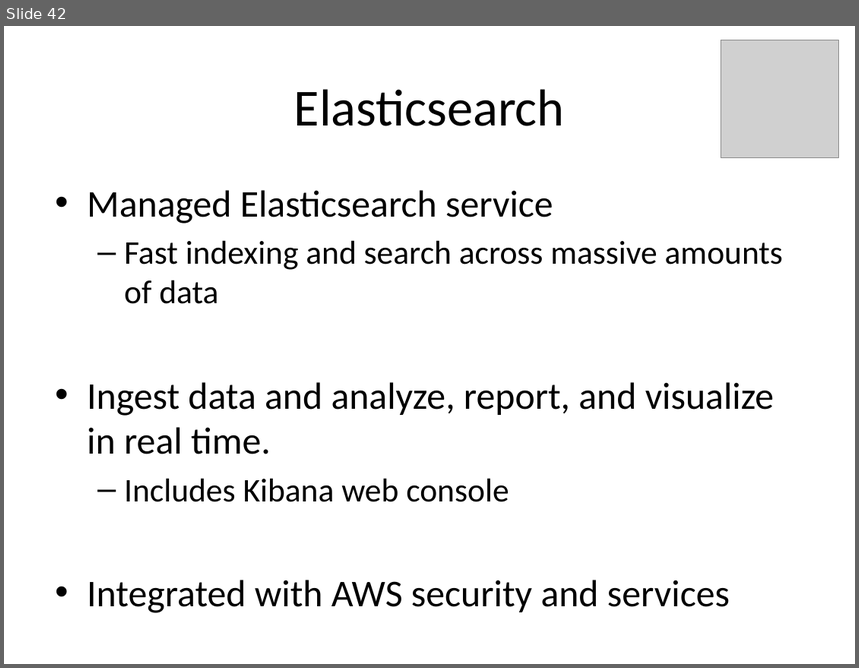
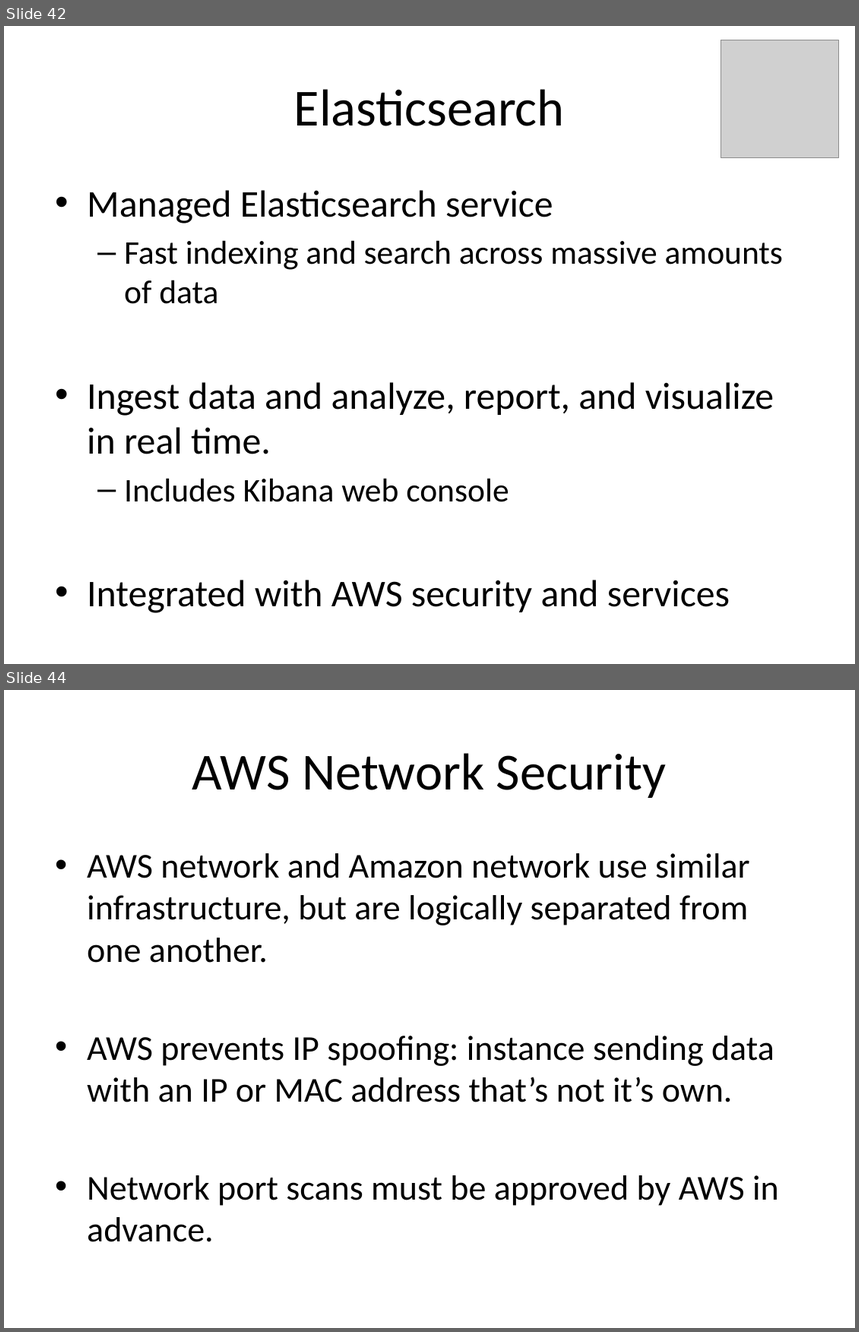
Before and after one commit to jasondbaker/infrastructure-class, a slide deck: lectures/infrastructure-week-4.pptx. Shown one above the other, each under a label of ours: slide 42 before the commit, slides 42 and 44 after it; the slides between them are not shown. The pictures are 859x668 and 859x1332 pixels, drawn with LibreOffice and Linux fonts; fonts in the diff are those of the drawing; grey boxes stand for pictures. Boxes give left, top, right and bottom in pixels: in the first picture for what was removed or moved away, otherwise in the second. Text is boxed around its words. In the diff, an @@ line names an element or a change of style, - is before the commit and + after.

Commit message:
move security content and add saga pattern

```diff
--- a/lectures/infrastructure-week-4.pptx
+++ b/lectures/infrastructure-week-4.pptx
@@ slide 44 added at [4, 690, 855, 1328], background #FFFFFF @@
@@ title added at [192, 753, 667, 798], 44 pt, text #000000 @@
+AWS Network Security
@@ text added at [87, 853, 779, 1243], 29.6 pt, text #000000 @@
+• AWS network and Amazon network use similar infrastructure, but are logically separated from one another.
+• AWS prevents IP spoofing: instance sending data with an IP or MAC address that’s not it’s own.
+• Network port scans must be approved by AWS in advance.
```
Also in this commit, not shown: 1 slide changed, 8 other slides added.
